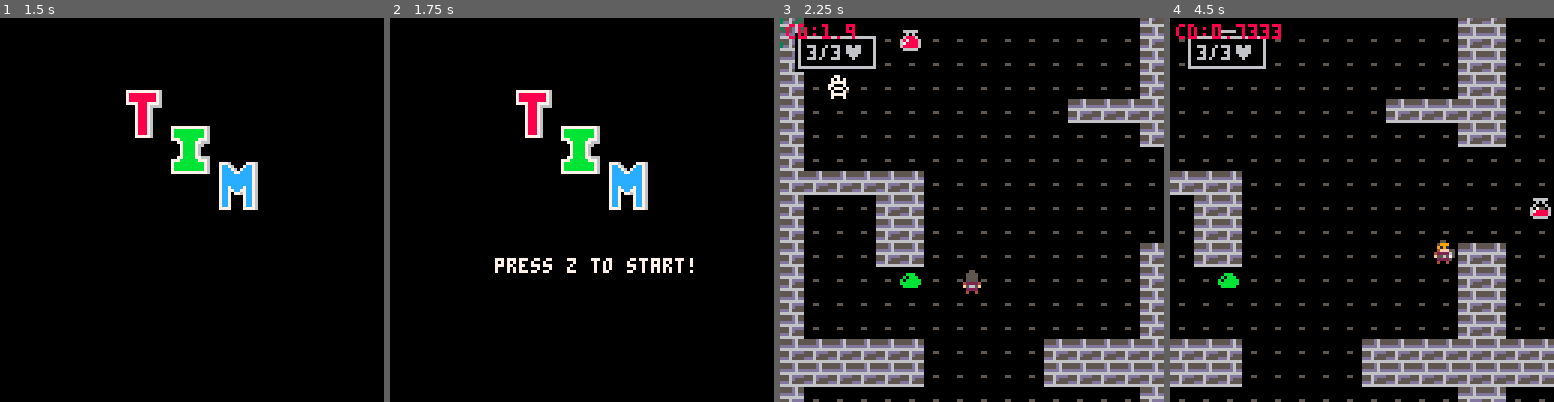
Above: before the commit, frames 1-4 (left to right).
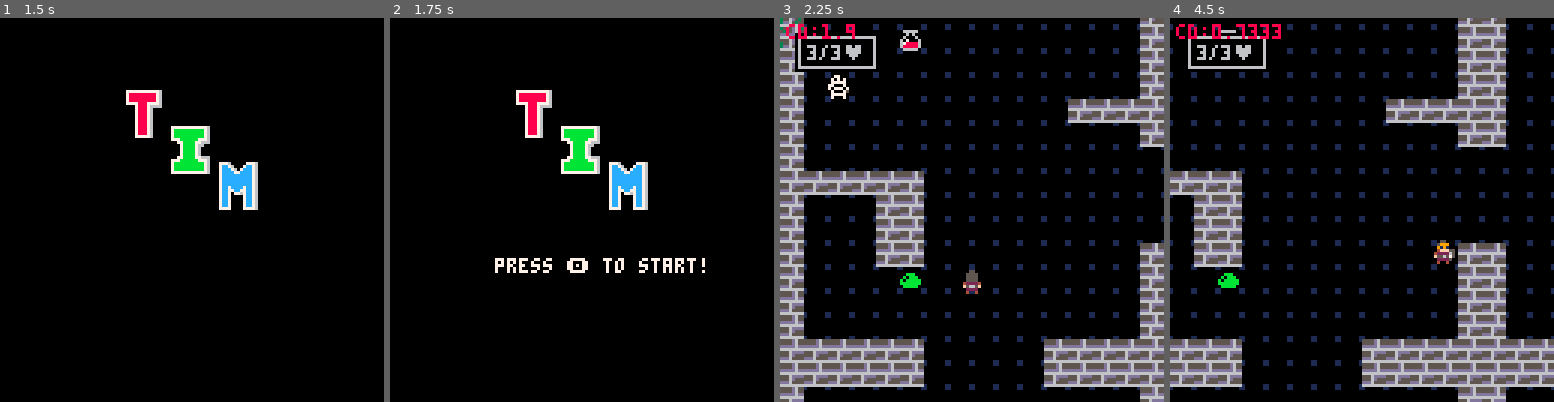
Above: after the commit, the same moments.

Repository: JestMiggles/CS477-TIM
Game: PICO-8 cartridge mytim.p8
Same seed, same stepped clock (60 frames per second), same inputs: the game is played once before the commit and once after it.
Inputs:
- Up to frame 1 (1.5 s): tap X (X key) at 0.33, 1.07 s; tap O (Z key) at 0.7 s
- Up to frame 2 (1.75 s): hold Right from 1.6 s (still down); tap O (Z key) at 1.7 s
- Up to frame 3 (2.25 s): tap X (X key) at 1.85 s; release Right at 2.1 s; tap O (Z key) at 2.1 s; hold Up from 2.15 s (still down)
- Up to frame 4 (4.5 s): release Up at 2.42 s; hold Right 2.47-3.03 s; tap O (Z key) every 0.4 s from 2.5 to 4.1 s; tap X (X key) at 2.97, 4.08 s; hold Left 3.08-3.58 s; hold Down 3.63-3.97 s; hold Right from 4.02 s (still down)

Frame 1 is identical in both runs. In frame 2, 0.6% of the frame differs, in the area x 46-83%, y 62-67%; in frame 3, 7.0%; in frame 4, 7.3%, in the area x 0-100%, y 1-100%.

Commit message:
Update mytim.p8

Diff:
--- a/mytim.p8
+++ b/mytim.p8
@@ -20,6 +20,7 @@
   init_game()
   init_pickups()
   level = 1
+  generate_map()
 end
 
 function _update()
@@ -187,7 +188,8 @@
 function game_over()
   cls()
   print("you are dead",40,60,8)
-  print("click z to restart", 28, 68, 8)
+  print("you made it to level "..level..".",22,68,8)
+  print("click 🅾️ to restart", 28, 76, 8)
   if(btn(4)) then
     startup()
   end
@@ -289,7 +291,7 @@
     end
 
     if (ts>45) then
-      print("press z to start!",35,80,7,8)
+      print("press 🅾️ to start!",35,80,7,8)
     end
 
     flip()
@@ -1023,24 +1025,24 @@
   rcY = (16*rooms[cr].y) -15
   rcX = (16*rooms[cr].x) -15
   for i=1,3 do
-    if flr(rnd(10)+1) > 5 then
+    if flr(rnd(10)+1) > 8 then
       foo = {}
       foo.x = flr(rnd(14)+rcX)
       foo.y = flr(rnd(14)+rcY)
       //determine if stamina or health
-      if flr(rnd(2)+1) == 1 then //stamina
-        if flr(rnd(2)+1) == 1 then //full
+      if flr(rnd(5)+1) >= 3 then //stamina
+        if flr(rnd(5)+1) >= 3 then //half
           foo.s = 41
           foo.v = 21
-        else
+        else //full
           foo.s = 42
           foo.v = 22
         end
       else // health
-        if flr(rnd(2)+1) == 1 then //half
+        if flr(rnd(5)+1) >= 3 then //half
           foo.s=25
           foo.v = 1
-        else
+        else //full
           foo.s = 26
           foo.v = 2
         end
@@ -1054,18 +1056,14 @@
 
 function setEnd(por)
   tmp = rooms[rnd(allRooms)]
+  if #allRooms > 1 then
+    while tmp == rooms[st] do tmp = rooms[rnd(allRooms)] end
+  end
   --tmp = rooms[st]
   por.x = holes[ tmp.y][ tmp.x][ 1 ]
   por.y = holes[ tmp.y][ tmp.x][ 2 ]
   por.ani = {55,56,57,58}
 end
-…(7 lines of a section not shown)…
 
 //Pico-8 stack structure sourced from https://www.lexaloffle.com/bbs/?tid=3389
 function pop(stack)
@@ -1205,14 +1203,14 @@
  end
 end
 __gfx__
-0000000000550000000055000005500000055000000000003535d6535555d6550000000000000000000000000000000000000000000000000000000000000000
+0000000000550000000055000005500000055000000000003535d6535555d6551000000100000000000000000000000000000000000000000000000000000000
 0000000005999000000999500099950000555500700000005355d6555555d6550000000000000000000000000000000000000000000000000000000000000000
 007007000919100000019190001919000055550077000000dd3dd6ddddddd6dd0000000000000000000000000000000000000000000000000000000000000000
 0007700004fff550055fff4000fff400005555007770000066636666666666660000000000000000000000000000000000000000000000000000000000000000
-0007700042222650056222240455554004222240777000005556ddd35556dddd0005500000000000000000000000000000000000000000000000000000000000
+0007700042222650056222240455554004222240777000005556ddd35556dddd0000000000000000000000000000000000000000000000000000000000000000
 00700700f55657500575655f0f5665f00f5665f0770000003556d5355556d5550000000000000000000000000000000000000000000000000000000000000000
 0000000002222500005222200025520000222200700000003dd65355ddd655550000000000000000000000000000000000000000000000000000000000000000
-00000000040040000004004000400400004004000000000066666666666666660000000000000000000000000000000000000000000000000000000000000000
+00000000040040000004004000400400004004000000000066666666666666661000000100000000000000000000000000000000000000000000000000000000
 00000000000000000000000000000000000000000000000000000000007770000777777000000000000000000000000000000000000000000000000000000000
 000000000000000000bbb00000000000000000000000000000000000070007007000000706666600066666000000000000000000000000000000000000000000
 0000000000bbb0000b0bbb0000bbb000000000000000000000000000070007007000000700606000006060000000000000000000000000000000000000000000
@@ -1229,14 +1227,14 @@
 000000000700075007000705070007000700075000000000000000007aaaaa707aaaaaa767bbbb6067bbbb600000000000000000000000000000000000000000
 000000000777770077777700077777000777770000000000000000007aaaaa7077aaaa776bbbbb606bbbbb600000000000000000000000000000000000000000
 00000000070007000700070007000700070007000000000000000000077777000777777006666600066666000000000000000000000000000000000000000000
-000000000077770000777700007777000077770000000000000000000001100cc0110000001110000c00000c0000000000000000000000000000000000000000
-000000000777777007777770077777700777777000000000000000000c13610c0c6311000c631c00c00011000000000000000000000000000000000000000000
-000000007707707777077077700770077707707700000000000000001c3666c0163666cc013661c000c166c00000000000000000000000000000000000000000
-00000000700770077007700770077007700770070000000000000000163666101636661c163666c001c666610000000000000000000000000000000000000000
-00000000777777777777777777077077777777770000000000000000136663611366636113666361136663610000000000000000000000000000000000000000
-000000007777777777777777777777777777777700000000000000000c555551c15555510c5555510c5555100000000000000000000000000000000000000000
-00000000777777777707707777077077777777770000000000000000c01555100c555510c0155510c01555100000000000000000000000000000000000000000
-000000000707707007077070070770700707707000000000000000000c0111000c111100000111000c0111000000000000000000000000000000000000000000
+000000000077770000777700007777000077770000000000000000000002200880220000001110000c0000080000000000000000000000000000000000000000
+000000000777777007777770077777700777777000000000000000000c236208086321000c631c00c00022000000000000000000000000000000000000000000
+000000007707707777077077700770077707707700000000000000001c366680263666cc013661c000c166800000000000000000000000000000000000000000
+00000000700770077007700770077007700770070000000000000000163666202636661c263666c001c666620000000000000000000000000000000000000000
+00000000777777777777777777077077777777770000000000000000136663622366636123666361136663620000000000000000000000000000000000000000
+000000007777777777777777777777777777777700000000000000000c55555282555551085555510c5555200000000000000000000000000000000000000000
+00000000777777777707707777077077777777770000000000000000c01555100c55551080255520c01555200000000000000000000000000000000000000000
+000000000707707007077070070770700707707000000000000000000c0111000c111100000222000c0112000000000000000000000000000000000000000000
 00000000000777777777776000777777777777600077760000077760000000000000000000000000000000000000000000000000000000000000000000000000
 000000000007888888888760007bbbbbbbbbb760007cc760007cc760000000000000000000000000000000000000000000000000000000000000000000000000
 000000000007888888888760007bbbbbbbbbb760007ccc7607ccc760000000000000000000000000000000000000000000000000000000000000000000000000
@@ -1294,13 +1292,13 @@
 70808080808080808080808080808070708080808080808080808080808080707080808080808080808080808080807070808080707080808080707080808070
 70808080808080808080808080808070708080808080808080808080808080707080808080808080808080808080807070808080808080707080808080808070
 70808080808080808080808080808070708080808080808080808080808080707080808080808080808080808080807070808080708080808080807080808070
-70707060606080808080808080808070708080808080808080808080808080707080808070808080808080808080806070808080808080808080808080808070
+70707060606080808080808080808070708080808080808080808080808080707080808070808080808080808080808070808080808080808080808080808070
 70808080808080808080808080808070708080808080808080808080808080707080808080808080808080808080807070808080808080808080808080808070
-70808080808080808080808080808070708080808080808080808080808080707080808070808080808080808080807060808080808080808080808080808070
+70808080808080808080808080808070708080808080808080808080808080707080808070808080808080808080808060808080808080808080808080808070
 70808080808080808080808080808070708080808080808080808080808080707080808080808080808080808080807070808080808080808080808080808070
-70808080808080808080808080808070708080808080808080808080808080707080808070808080808080808080807060808080808080808080808080808070
+70808080808080808080808080808070708080808080808080808080808080707080808070808080808080808080808060808080808080808080808080808070
 70707070707080808080807070707070707070707070808080808070707070707070707070708080808080707070707070707070707080808080807070707070
-70707070707080808080807070707070707070707070808080808070707070707070707070708080808080707070707070707070707080808080807070707070
+70707070707080808080807070707070707070707070808080808070707070707070707070708080808080708080808070707070707080808080807070707070
 70707070707080808080807070707070707070707070808080808070707070707070707070708080808080707070707070707070707080808080807070707070
 70707070707080808080807070707070706070707070808080808070707070707070707070708080808080707070707070707070707080808080807070707070
 70808080808080808080808080808070708080808080808080808080808080707080808080808080808080808080807070808080808080808080808080808070
@@ -1365,9 +1363,9 @@
 0708080807070808080808080808080808080808080808080808080808080808080808080808070707070808080808080808080808080808080808080808080808080808080807070708080808080808080808080808080808080808080808080808080808080808080808080808080808080808080808070708080808080807
 0708080807070808080808080808080808080808080808080808080808080808080808080808080808080808080808080808080808080808080808080808080808080808080808080808080808080808080808080808080808080808080808080808080806080808080808080708080707080808080808070708080808080807
 0708080807070808080808080808080707080808070708080808080808080807070808080808080808080808080808070708080808080808080808080808080707080808080808080808080808080807070808070708080808080807070808070708080808060808080808070808080707080808080808080808080808080807
-0708080808080808080808080808080707080808080708080808080808080807070808080808080808080808080808070708080808080808080808080808080707080808080808080808080808080807070808070708080808080807070808070708080808080608080807080808080707080808080808080808080808080807
-0708080808080808080808080808080707080808080708080808080808080807070808080808080808080808080808070708080808080808080808080808080707080808080808080808080808080807070808080808080808080808080808070708080808080808080808080808080707080808080808080808080808080807
-0708080808080808080808080808080707080808080708080808080808080807070808080808080808080808080808070608080808080808080808080808080707080808080808080808080808080807070808080808080808080808080808070708080808080808080808080808080707080808080808080808080808080807
+0708080808080808080808080808080707080808080708080808080808080807070808080808080808080808080808070708080808080808080808080808080707080808080808080808080808080807070808070708080808080807070808070708080808080608080807080808080807080808080808080808080808080807
+0708080808080808080808080808080707080808080708080808080808080807070808080808080808080808080808070708080808080808080808080808080707080808080808080808080808080807070808080808080808080808080808070708080808080808080808080808080807080808080808080808080808080807
+0708080808080808080808080808080707080808080708080808080808080807070808080808080808080808080808070608080808080808080808080808080707080808080808080808080808080807070808080808080808080808080808070708080808080808080808080808080807080808080808080808080808080807
 0707070707070808080808070707070707070707070708080808080707070707070707070707080808070707070707070606060707070808080808070707070707070707070707080808070707070707070707070707080808080807070707070707070707080808080807070707070707070606060708080808070707070707
 
 
